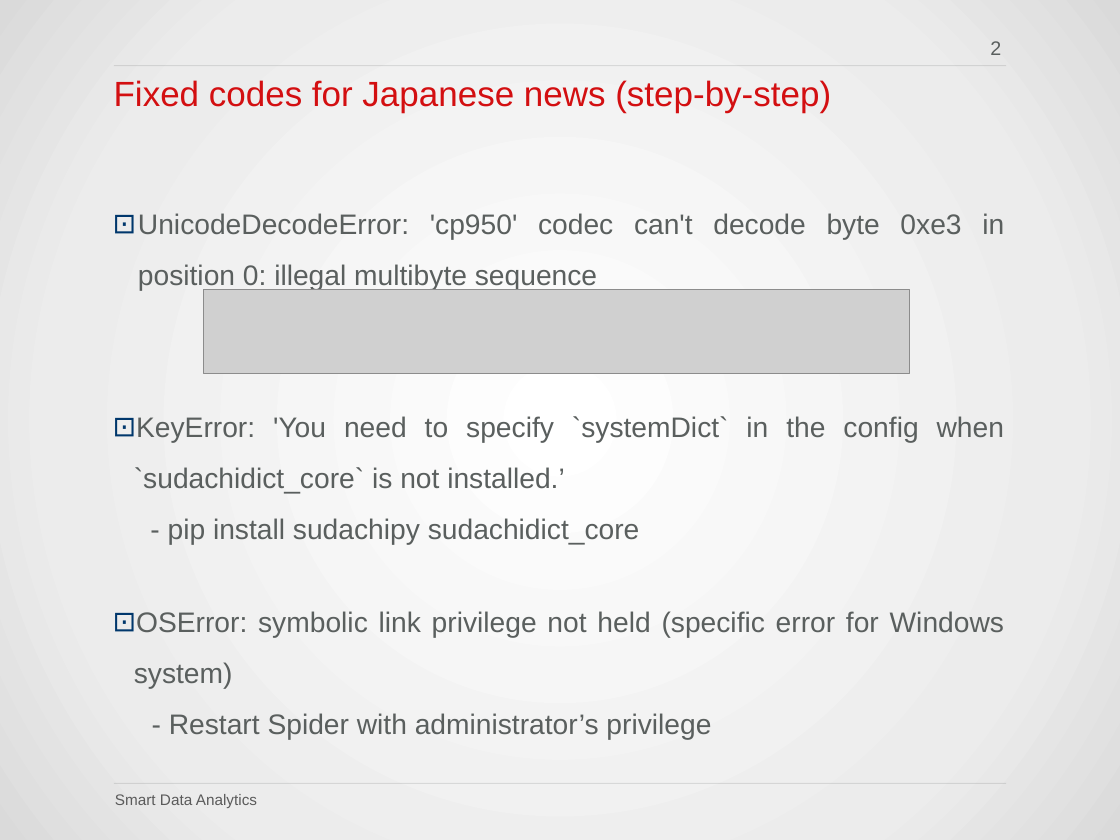
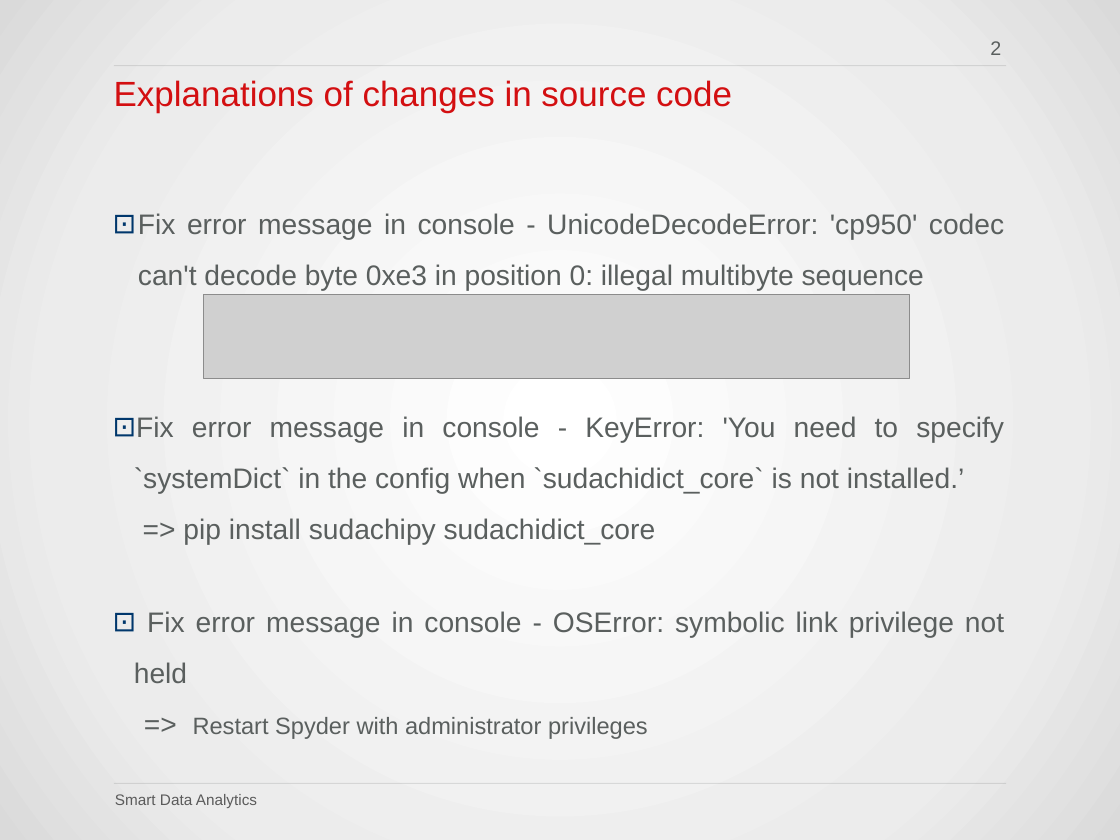
Before and after one commit to QuantLet/SDA_2020_NCTU, a slide deck: slide 2 of Susan/HW3_WebCrawling_JPNews/2020 SDA I NCTU_0856706_HW3_Task3.pptx. Drawn at 1120x840 pixels with LibreOffice and Linux fonts; fonts in the diff are those of the drawing; grey boxes stand for pictures; background and template pictures are left out. Boxes give left, top, right and bottom in pixels: in the first picture for what was removed or moved away, otherwise in the second. Text is boxed around its words. In the diff, an @@ line names an element or a change of style, - is before the commit and + after.

```diff
--- a/Susan/HW3_WebCrawling_JPNews/2020 SDA I NCTU_0856706_HW3_Task3.pptx
+++ b/Susan/HW3_WebCrawling_JPNews/2020 SDA I NCTU_0856706_HW3_Task3.pptx
@@ title at (114, 80, 732, 112): text changed @@
-Fixed codes for Japanese news (step-by-step)
+Explanations of changes in source code
@@ text at (134, 213, 1004, 739): text changed @@
-⊡ UnicodeDecodeError: 'cp950' codec can't decode byte 0xe3 in position 0: illegal multibyte sequence
-⊡ KeyError: 'You need to specify `systemDict` in the config when `sudachidict_core` is not installed.’
-- pip install sudachipy sudachidict_core
-⊡ OSError: symbolic link privilege not held (specific error for Windows system)
-      - Restart Spider with administrator’s privilege
+⊡ Fix error message in console - UnicodeDecodeError: 'cp950' codec can't decode byte 0xe3 in position 0: illegal multibyte sequence
+⊡ Fix error message in console - KeyError: 'You need to specify `systemDict` in the config when `sudachidict_core` is not installed.’
+=> pip install sudachipy sudachidict_core
+⊡ Fix error message in console - OSError: symbolic link privilege not held
+=> Restart Spyder with administrator privileges
@@ picture: place and size @@
-picture at (203, 289, 910, 373)
+picture at (203, 294, 910, 378)
```
Also in this commit, not shown: 1 other slide changed.
